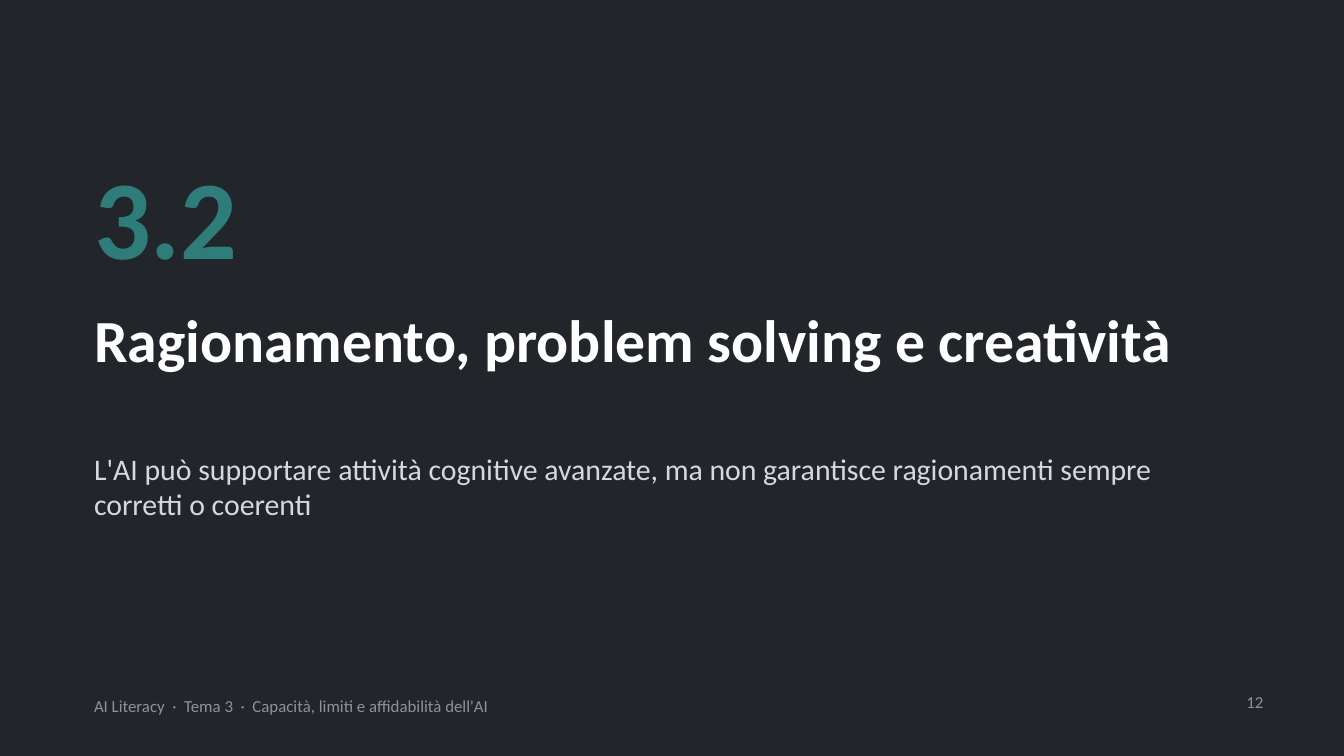
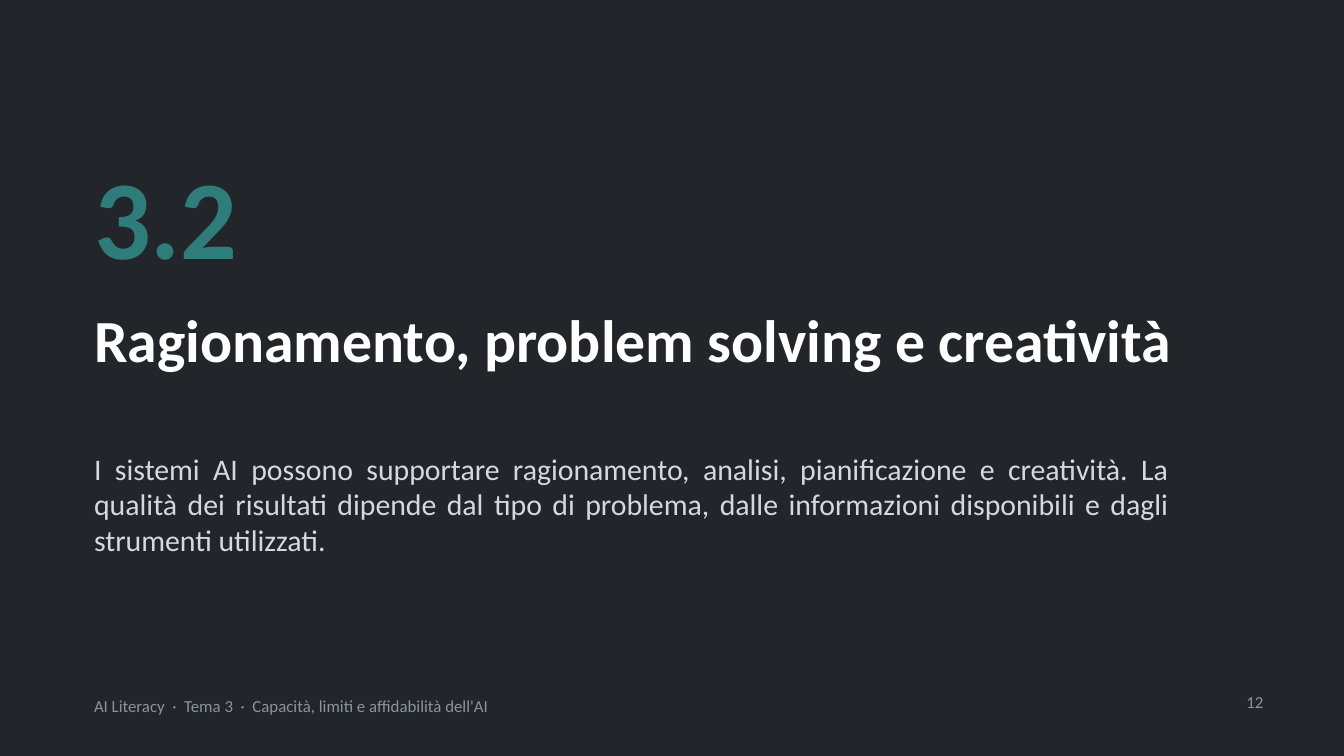
Before and after one commit to NetAi-IT/Formazione-AI-Literacy-Official, a slide deck: slide 12 of Base/Tema3_Capacita_limiti_affidabilita_AI.pptx. Drawn at 1344x756 pixels with LibreOffice and Linux fonts; fonts in the diff are those of the drawing. Boxes give left, top, right and bottom in pixels: in the first picture for what was removed or moved away, otherwise in the second. Text is boxed around its words. In the diff, an @@ line names an element or a change of style, - is before the commit and + after.

```diff
--- a/Base/Tema3_Capacita_limiti_affidabilita_AI.pptx
+++ b/Base/Tema3_Capacita_limiti_affidabilita_AI.pptx
@@ text at bbox=[94, 459, 1168, 551]: text changed @@
-L'AI può supportare attività cognitive avanzate, ma non garantisce ragionamenti sempre corretti o coerenti
+I sistemi AI possono supportare ragionamento, analisi, pianificazione e creatività. La qualità dei risultati dipende dal tipo di problema, dalle informazioni disponibili e dagli strumenti utilizzati.
```
Also in this commit, not shown: 29 other slides changed, 1 other file.
